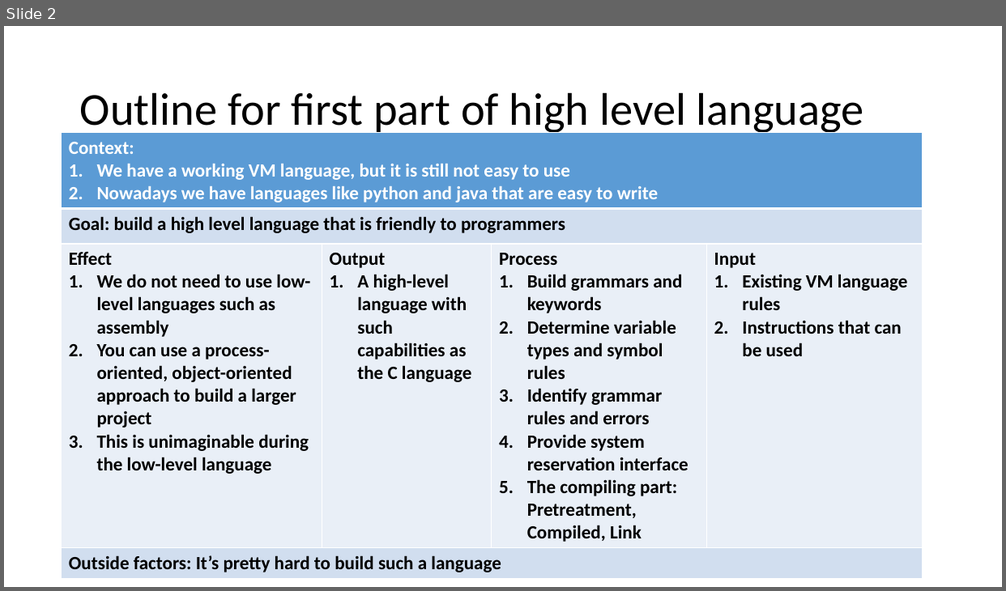
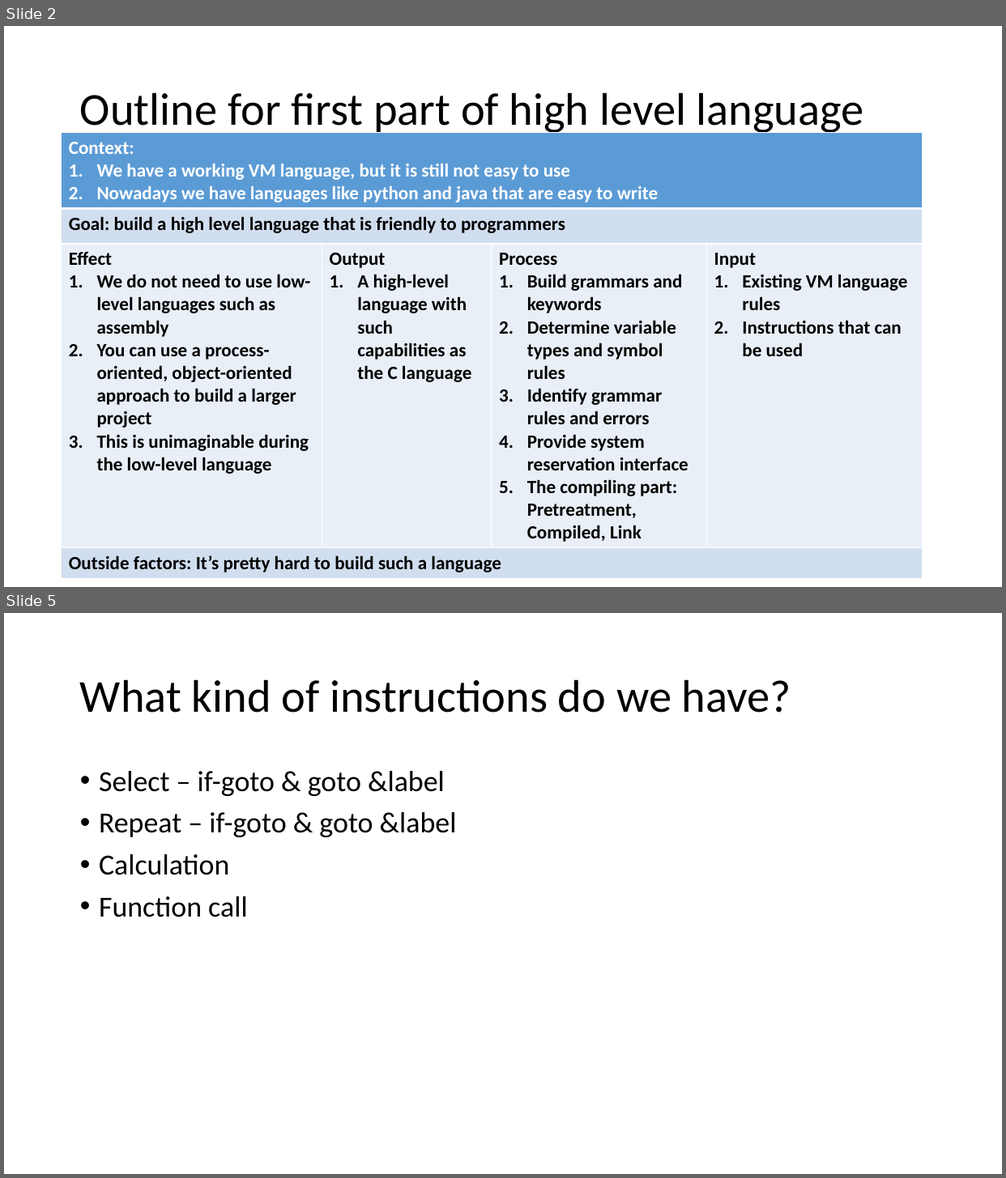
Before and after one commit to LouiValley/System-Design-in-Computational-Thinking-2018-Spring, a slide deck: team1/ppt/pre04.pptx. Shown one above the other, each under a label of ours: slide 2 before the commit, slides 2 and 5 after it; the slides between them are not shown. The pictures are 1006x591 and 1006x1178 pixels, drawn with LibreOffice and Linux fonts; fonts in the diff are those of the drawing. Boxes give left, top, right and bottom in pixels: in the first picture for what was removed or moved away, otherwise in the second. Text is boxed around its words. In the diff, an @@ line names an element or a change of style, - is before the commit and + after.

```diff
--- a/team1/ppt/pre04.pptx
+++ b/team1/ppt/pre04.pptx
@@ slide 5 added at [4,613,1002,1174], background #FFFFFF @@
@@ title added at [80,679,791,713], 44 pt, text #000000 @@
+What kind of instructions do we have?
@@ text added at [99,771,457,918], 28 pt, text #000000 @@
+• Select – if-goto & goto &label
+• Repeat – if-goto & goto &label
+• Calculation
+• Function call
```
Also in this commit, not shown: 12 other slides added, 1 slide removed.
